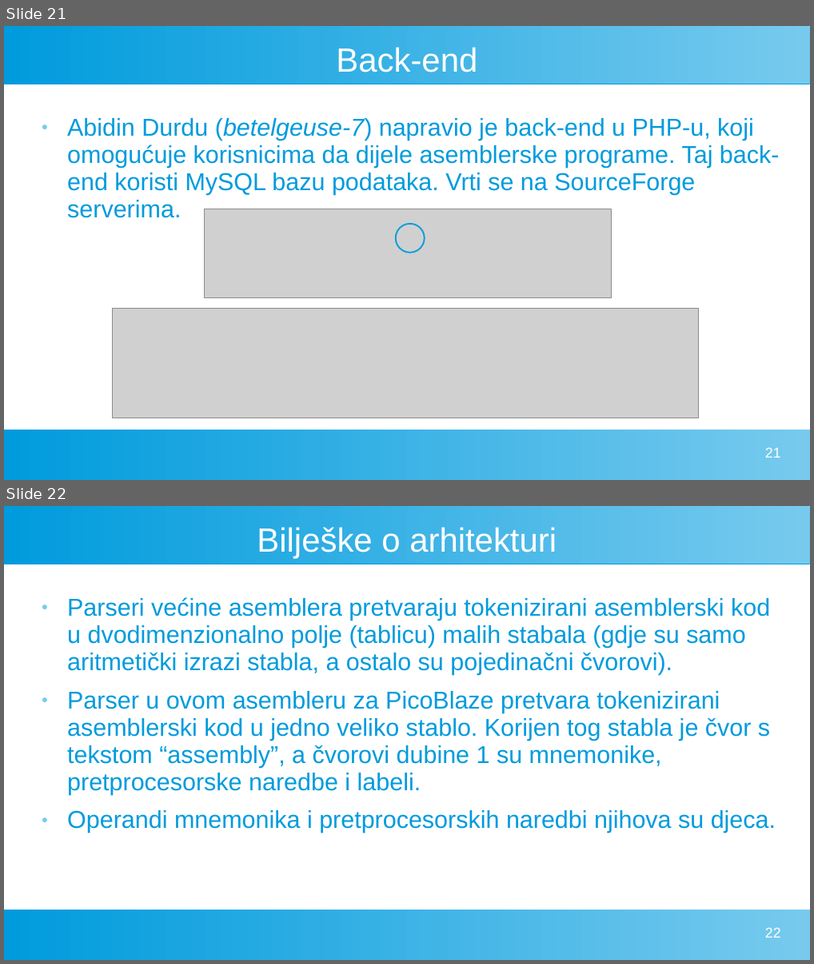
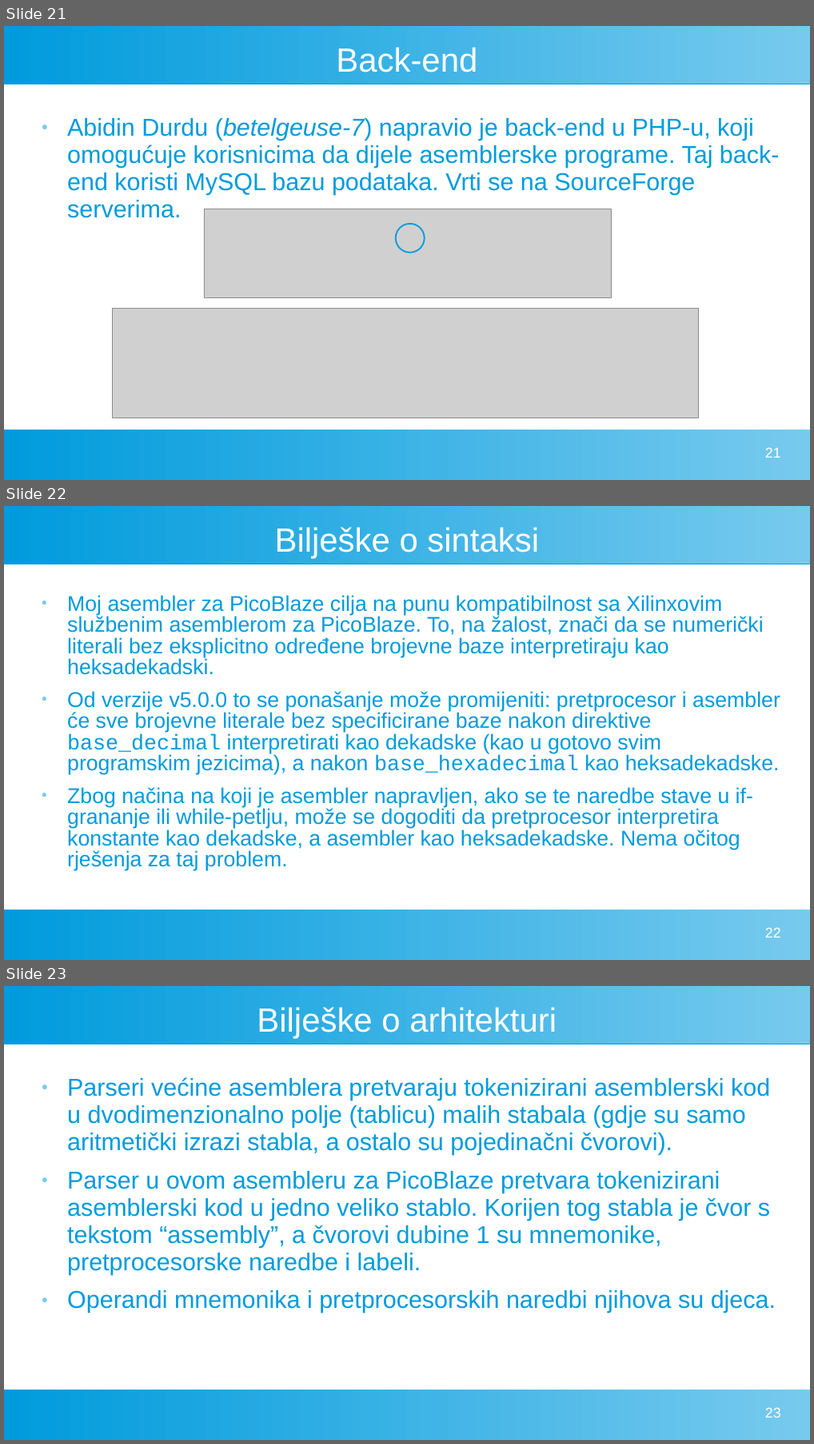
Before and after one commit to FlatAssembler/FlatAssembler.github.io, a slide deck: PicoBlaze/PicoBlaze.ppt. Shown one above the other, each under a label of ours: slides 21 and 22 before the commit, slides 21, 22 and 23 after it. The pictures are 814x964 and 814x1444 pixels, drawn with LibreOffice and Linux fonts; fonts in the diff are those of the drawing; grey boxes stand for pictures. Boxes give left, top, right and bottom in pixels: in the first picture for what was removed or moved away, otherwise in the second. Text is boxed around its words. In the diff, an @@ line names an element or a change of style, - is before the commit and + after.

Commit message:
Documented what's new in PicoBlaze Simulator v5.0.0

```diff
--- a/PicoBlaze/PicoBlaze.ppt
+++ b/PicoBlaze/PicoBlaze.ppt
@@ slide 22 added at (4,506,810,960), background #FFFFFF; not listed: 2 template elements that a slide beside it also shows @@
@@ title added at (275,527,539,558), 33 pt, text #FFFFFF @@
+Bilješke o sintaksi
@@ text added at (67,595,781,871), 21 pt, text #009BDD @@
+● Moj asembler za PicoBlaze cilja na punu kompatibilnost sa Xilinxovim službenim asemblerom za PicoBlaze. To, na žalost, znači da se numerički literali bez eksplicitno određene brojevne baze interpretiraju kao heksadekadski.
+● Od verzije v5.0.0 to se ponašanje može promijeniti: pretprocesor i asembler će sve brojevne literale bez specificirane baze nakon direktive base_decimal interpretirati kao dekadske (kao u gotovo svim programskim jezicima), a nakon base_hexadecimal kao heksadekadske.
+● Zbog načina na koji je asembler napravljen, ako se te naredbe stave u if-grananje ili while-petlju, može se dogoditi da pretprocesor interpretira konstante kao dekadske, a asembler kao heksadekadske. Nema očitog rješenja za taj problem.
@@ page number added at (766,927,782,937), 14 pt, text #FFFFFF @@
+22
@@ what was slide 22 is now slide 23 @@
@@ page number at (766,1407,782,1417): text changed @@
-22
+23
```
Also in this commit, not shown: 1 other file.
